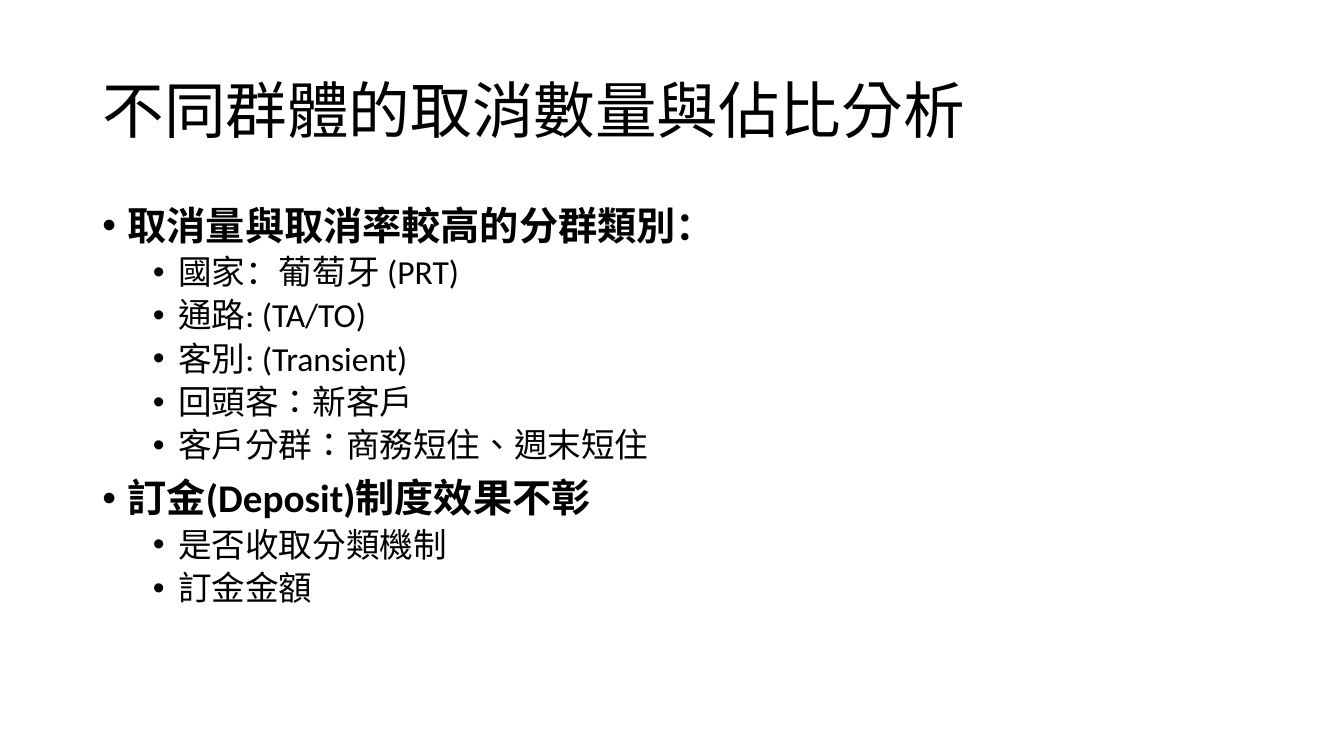
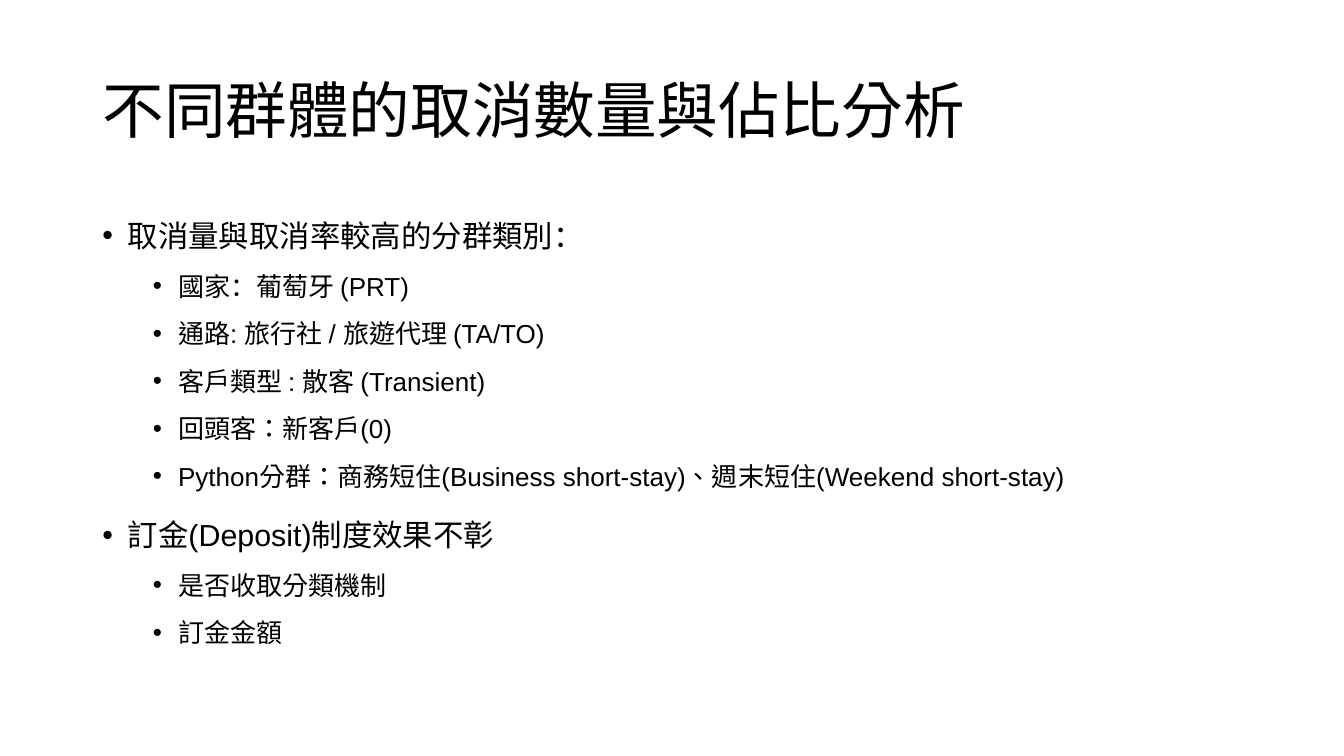
Before and after one commit to William-07/GHR_Analysis, a slide deck: slide 19 of Report/Global Hotels and Resorts Revenue Analysis - Cancellation Analysis.pptx (slide 16 before the commit). Drawn at 1344x756 pixels with LibreOffice and Linux fonts; fonts in the diff are those of the drawing. Boxes give left, top, right and bottom in pixels: in the first picture for what was removed or moved away, otherwise in the second. Text is boxed around its words. In the diff, an @@ line names an element or a change of style, - is before the commit and + after.

```diff
--- a/Report/Global Hotels and Resorts Revenue Analysis - Cancellation Analysis.pptx
+++ b/Report/Global Hotels and Resorts Revenue Analysis - Cancellation Analysis.pptx
@@ text at (128, 221, 584, 644): size 28 to 21.7 pt, bold off in "取消量與取消率較高的分群類別：", "訂金(Deposit)制度效果不彰"; font Calibri to Arial in "取消量與取消率較高的分群類別：", "國家：葡萄牙 (PRT)", "訂金(Deposit)制度效果不彰", "是否收取分類機制" and 1 more places; size 24 to 18.6 pt in "國家：葡萄牙 (PRT)", "是否收取分類機制", "訂金金額"; line spacing 0.9 to 1.3 @@
@@ text at (178, 321, 1065, 492): text changed; size 24 to 18.6 pt; font Calibri to Arial @@
-  • 通路: (TA/TO)
-  • 客別: (Transient)
-  • 回頭客：新客戶
-  • 客戶分群：商務短住、週末短住
+  • 通路: 旅行社 / 旅遊代理 (TA/TO)
+  • 客戶類型 : 散客 (Transient)
+  • 回頭客：新客戶(0)
+  • Python分群：商務短住(Business short-stay)、週末短住(Weekend short-stay)
```
Also in this commit, not shown: 4 other slides changed, 3 slides added, 2 other files.
